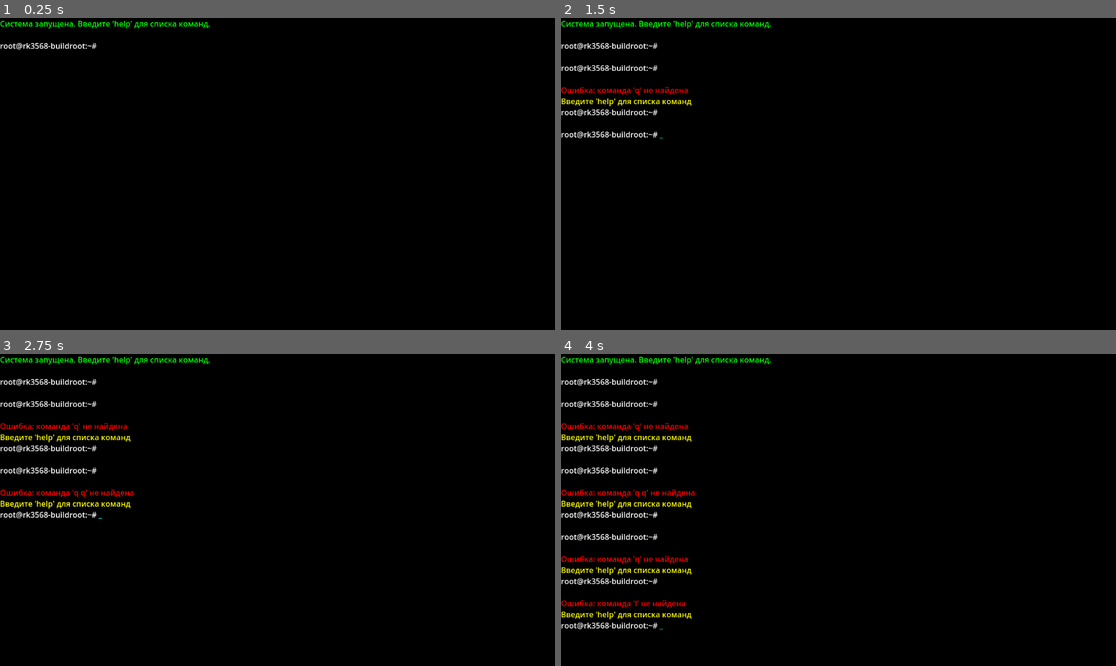
Above: before the commit, frames 1-4 (two rows, left to right).
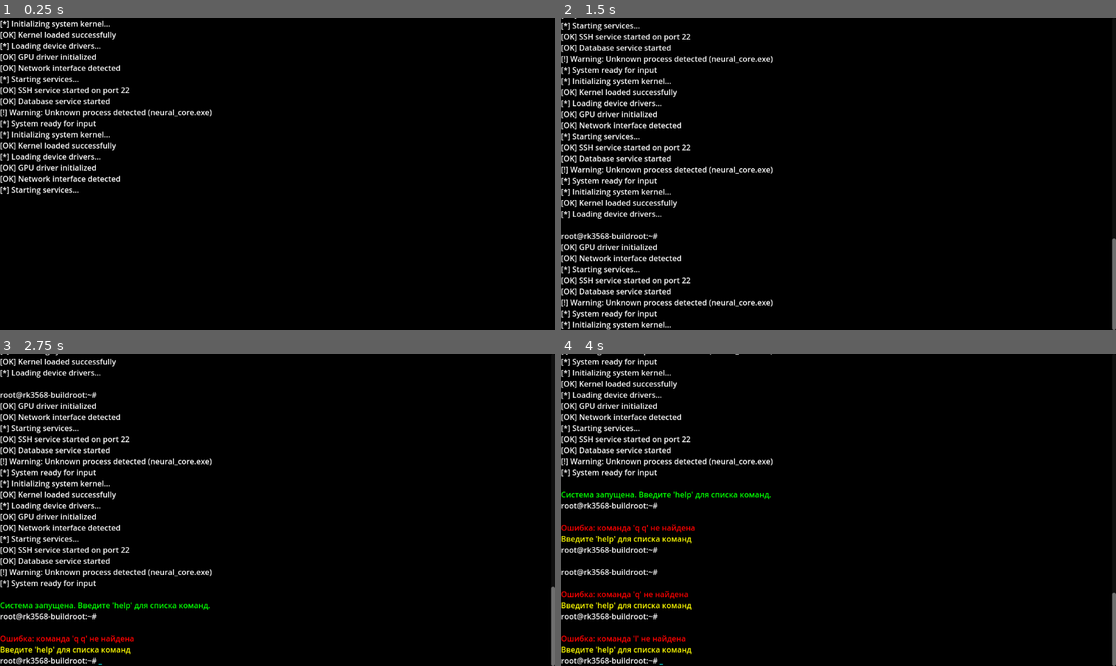
Above: after the commit, the same moments.

Repository: MrSurrf/Musor_game_first
Game: Godot game, scene res://Terminal_2.tscn
The game is run twice, just before and just after one commit, with the same random seed, the same clock (stepped at 60 frames per second) and the same inputs.
Inputs:
- Up to frame 1 (0.25 s): no input
- Up to frame 2 (1.5 s): tap Enter at 0.5, 0.8, 1.35 s; tap Q at 0.6 s
- Up to frame 3 (2.75 s): tap Q at 1.55, 2.1 s; tap Space at 2 s; tap Enter at 2.3 s
- Up to frame 4 (4 s): tap Enter at 2.85, 3.5, 3.8 s; tap Q at 3.05 s; tap L at 3.6 s

The runs differ from the first frame. In frame 1, 3.8% of the frame differs, in the area x 0-39%, y 0-57%; in frame 2, 7.4%; in frame 3, 7.6%; in frame 4, 8.3%, in the area x 0-100%, y 0-100%.

Commit message:
добавил всякого

Diff:
--- a/Terminal_2.tscn
+++ b/Terminal_2.tscn
@@ -11,6 +11,16 @@
 grow_horizontal = 2
 grow_vertical = 2
 script = ExtResource("1_fu1yf")
+
+[node name="CanvasLayer" type="CanvasLayer" parent="."]
+
+[node name="FlashOverlay" type="ColorRect" parent="CanvasLayer"]
+anchors_preset = 15
+anchor_right = 1.0
+anchor_bottom = 1.0
+grow_horizontal = 2
+grow_vertical = 2
+color = Color(1, 1, 1, 0)
 
 [node name="Background" type="ColorRect" parent="."]
 layout_mode = 1
--- /dev/null
+++ b/commands.gd
@@ -0,0 +1,149 @@
+# commands.gd
+extends Node
+
+class_name CommandHandler
+
+var commands_list = {
+	"mc": {
+		"description": "запускает Midnight Commander (меняет фон на синий)",
+		"callback": "cmd_mc"
+	},
+	"top": {
+		"description": "показывает системные процессы",
+		"callback": "cmd_top"
+	},
+	"ls": {
+		"description": "показывает список файлов",
+		"callback": "cmd_ls"
+	},
+	"help": {
+		"description": "показывает список доступных команд",
+		"callback": "cmd_help"
+	},
+	"clear": {
+		"description": "очищает терминал",
+		"callback": "cmd_clear"
+	},
+	"exit": {
+		"description": "выход из системы",
+		"callback": "cmd_exit"
+	},
+	"flash": {
+		"description": "резкая белая вспышка на весь экран",
+		"callback": "cmd_flash"
+	}
+}
+
+# Функции для каждой команды
+func cmd_mc(terminal):
+	terminal.change_background_color(Color(0.0, 0.2, 0.6))
+	terminal.append_terminal("[color=cyan]Midnight Commander активирован![/color]")
+	terminal.append_terminal("[color=cyan]╔════════════════════════════════════╗[/color]")
+	terminal.append_terminal("[color=cyan]║   Файловый менеджер активен       ║[/color]")
+	terminal.append_terminal("[color=cyan]╚════════════════════════════════════╝[/color]")
+	terminal.mc_mode = true
+
+var top_active = false
+
+func cmd_top(terminal):
+	# terminal.change_background_color(Color(0.0, 0.3, 0.0))
+	terminal.append_terminal("[color=lime]Список процессов (нажми Q для выхода):[/color]")
+	terminal.append_terminal("PID  USER    CPU%  MEM%  COMMAND")
+
+	top_active = true
+	var iteration = 0
+
+	while top_active and iteration < 30:
+		var cpu1 = randf_range(0.1, 5.0)
+		var mem1 = randf_range(0.3, 2.0)
+		var cpu2 = randf_range(10.0, 25.0)
+		var mem2 = randf_range(15.0, 30.0)
+		var cpu3 = randf_range(1.0, 5.0)
+		var mem3 = randf_range(5.0, 12.0)
+
+		# terminal.terminal.clear()
+		# terminal.terminal_text = ""  # Также очищаем буфер
+
+		terminal.append_terminal("1    root     %.1f   %.1f  /sbin/init" % [cpu1, mem1])
+		terminal.append_terminal("42   ai_core  %.1f   %.1f  neural_process" % [cpu2, mem2])
+		terminal.append_terminal("127  system   %.1f   %.1f  consciousness.exe" % [cpu3, mem3])
+		terminal.append_terminal("---")
+
+		iteration += 1
+		await terminal.get_tree().create_timer(0.5).timeout
+
+	terminal.append_terminal("[color=yellow]Выход из режима top[/color]")
+
+
+func cmd_ls(terminal):
+	terminal.append_terminal("[color=white]Содержимое директории:[/color]")
+	terminal.append_terminal("memories/    thoughts/    logs/")
+	terminal.append_terminal("config.sys   neural.dat   soul.bin")
+
+func cmd_help(terminal):
+	terminal.append_terminal("[color=yellow]Доступные команды:[/color]")
+	for cmd_name in commands_list.keys():
+		var description = commands_list[cmd_name]["description"]
+		terminal.append_terminal("  [color=cyan]" + cmd_name + "[/color] - " + description)
+
+func cmd_clear(terminal):
+	terminal.terminal_text = ""
+	terminal.terminal.clear()
+	terminal.change_background_color(Color(0.0, 0.0, 0.0))
+	terminal.current_command = ""
+	terminal.append_terminal(terminal.prompt)
+	terminal.update_terminal_display()
+
+func cmd_exit(terminal):
+	terminal.append_terminal("[color=red]Завершение работы...[/color]")
+	await terminal.get_tree().create_timer(1.0).timeout
+	terminal.get_tree().quit()
+func cmd_flash(terminal):
+	var flash = terminal.flash_overlay
+
+	# Получаем размер всего экрана монитора
+	var screen_rect = DisplayServer.screen_get_usable_rect()
+
+	# Устанавливаем позицию и размер flash_overlay на весь экран
+	flash.set_anchors_preset(Control.PRESET_FULL_RECT)
+
+
+	# Делаем вспышку видимой
+	flash.color = Color(1.0, 1.0, 1.0, 1.0)
+	# terminal.append_terminal("[color=black]⚡ FLASH BANG ⚡[/color]")
+	await terminal.get_tree().create_timer(0.3).timeout
+	# Убираем вспышку
+	flash.color = Color(1.0, 1.0, 1.0, 0.0)
+	await terminal.get_tree().create_timer(0.1).timeout
+
+	# Делаем вспышку видимой
+	flash.color = Color(1.0, 1.0, 1.0, 1.0)
+	await terminal.get_tree().create_timer(1).timeout
+	# Убираем вспышку
+	flash.color = Color(1.0, 1.0, 1.0, 0.0)
+	await terminal.get_tree().create_timer(0.1).timeout
+
+	# Делаем вспышку видимой
+	flash.color = Color(1.0, 1.0, 1.0, 1.0)
+	# terminal.append_terminal("[color=black]⚡ FLASH BANG ⚡[/color]")
+	await terminal.get_tree().create_timer(0.1).timeout
+	# Убираем вспышку
+	flash.color = Color(1.0, 1.0, 1.0, 0.0)
+
+
+func get_command_description(cmd_name: String) -> String:
+	if commands_list.has(cmd_name):
+		return commands_list[cmd_name]["description"]
+	return "Неизвестная команда"
+
+func execute_command(cmd_name: String, terminal) -> bool:
+	print("Ищем команду: ", cmd_name)
+	print("Доступные команды: ", commands_list.keys())
+	if commands_list.has(cmd_name):
+		var callback_name = commands_list[cmd_name]["callback"]
+		print("Callback: ", callback_name)
+		print("Есть ли метод? ", has_method(callback_name))
+		if has_method(callback_name):
+			call(callback_name, terminal)
+			return true
+	return false
--- a/control_2.gd
+++ b/control_2.gd
@@ -3,6 +3,11 @@
 @onready var terminal: RichTextLabel = $Terminal
 @onready var background: ColorRect = $Background
 @onready var error_sound: AudioStreamPlayer = $ErrorSound
+
+@onready var flash_overlay = $CanvasLayer/FlashOverlay
+
+
+var command_handler = CommandHandler.new()
 
 
 # Цвета для разных состояний
@@ -25,7 +30,8 @@
 	"ls": "показывает список файлов",
 	"help": "показывает список доступных команд",
 	"clear": "очищает терминал",
-	"exit": "выход из системы"
+	"exit": "выход из системы",
+	"glitch": "error"
 }
 
 
@@ -38,16 +44,41 @@
 	terminal.scroll_following = true
 	terminal.custom_minimum_size = Vector2(800, 600)
 
+	await load_startup_logs()
+
 	# Выводим приветствие
-	append_terminal("[color=green]Система запущена. Введите 'help' для списка команд.[/color]")
-	append_terminal("")
-	append_terminal(prompt)
+	# append_terminal("[color=green]Система запущена. Введите 'help' для списка команд.[/color]")
+	# append_terminal("")
+	# append_terminal(prompt)
+
 
 	# Устанавливаем фокус на сцену
 	grab_focus()
 
+func load_startup_logs():
+	var file = FileAccess.open("res://assets/logs.txt", FileAccess.READ)
+	if file == null:
+		append_terminal("[color=red]ничего нет..........[/color]")
+		return
+	while not file.eof_reached():
+		var line = file.get_line()
+		if line != "":
+			append_terminal(line)
+			await get_tree().create_timer(0.01).timeout
+
+	append_terminal("")
+	append_terminal("[color=green]Система запущена. Введите 'help' для списка команд.[/color]")
+	append_terminal(prompt)
+	update_terminal_display()
+
+
 func _unhandled_input(event: InputEvent):
 	if event is InputEventKey and event.pressed:
+
+		# Если активен top режим и нажата Q - выходим
+		if command_handler.top_active and event.keycode == KEY_Q:
+			command_handler.top_active = false
+			get_viewport().set_input_as_handled()
 
 		# Проверяем комбинацию Ctrl+L
 		if event.ctrl_pressed and event.keycode == KEY_L:
@@ -97,6 +128,23 @@
 					update_terminal_display()
 					get_viewport().set_input_as_handled()
 
+func process_command(command: String):
+	var words = command.split(" ", false)
+	if words.size() == 0:
+		return
+
+	var main_command = words[0]
+
+	# Используем command_handler для выполнения команды
+	if command_handler.execute_command(main_command, self):
+		# Команда выполнена успешно
+		pass
+	else:
+		# Неизвестная команда - эффект ошибки
+		append_terminal("[color=red]Ошибка: команда '" + command + "' не найдена[/color]")
+		append_terminal("[color=yellow]Введите 'help' для списка команд[/color]")
+		play_error_feedback()
+
 func update_terminal_display():
 	# Обновляем дисплей с текущей командой и курсором
 	terminal.clear()
@@ -143,58 +191,11 @@
 	current_command = ""
 	update_terminal_display()
 
-func process_command(command: String):
-	var words = command.split(" ", false)
-	if words.size() == 0:
-		return
-
-	var main_command = words[0]
-
-	match main_command:
-		"mc":
-			change_background_color(color_blue)
-			mc_mode = true
-			append_terminal("[color=cyan]Midnight Commander активирован![/color]")
-			append_terminal("[color=cyan]╔════════════════════════════════════╗[/color]")
-			append_terminal("[color=cyan]║   Файловый менеджер активен       ║[/color]")
-			append_terminal("[color=cyan]╚════════════════════════════════════╝[/color]")
-
-		"top":
-			change_background_color(color_green)
-			append_terminal("[color=lime]Список процессов:[/color]")
-			append_terminal("PID  USER    CPU%  MEM%  COMMAND")
-			append_terminal("1    root     0.1   0.5  /sbin/init")
-			append_terminal("42   ai_core  15.3  23.1  neural_process")
-			append_terminal("127  system   2.1   8.4   consciousness.exe")
-
-		"ls":
-			append_terminal("[color=white]Содержимое директории:[/color]")
-			append_terminal("memories/    thoughts/    logs/")
-			append_terminal("config.sys   neural.dat   soul.bin")
-
-		"help":
-			append_terminal("[color=yellow]Доступные команды:[/color]")
-			for cmd in commands.keys():
-				append_terminal("  [color=cyan]" + cmd + "[/color] - " + commands[cmd])
-
-		"clear":
-			terminal_text = ""
-			terminal.clear()
-			change_background_color(color_black)
-			current_command = ""
-			append_terminal(prompt)
-			update_terminal_display()
-
-		"exit":
-			append_terminal("[color=red]Завершение работы...[/color]")
-			await get_tree().create_timer(1.0).timeout
-			get_tree().quit()
-
-		_:
-			# Неизвестная команда - эффект ошибки
-			append_terminal("[color=red]Ошибка: команда '" + command + "' не найдена[/color]")
-			append_terminal("[color=yellow]Введите 'help' для списка команд[/color]")
-			play_error_feedback()
+	# _:
+	# 	# Неизвестная команда - эффект ошибки
+	# 	append_terminal("[color=red]Ошибка: команда '" + command + "' не найдена[/color]")
+	# 	append_terminal("[color=yellow]Введите 'help' для списка команд[/color]")
+	# 	play_error_feedback()
 
 func play_error_feedback():
 	# Запускаем звук ошибки
Not shown, added: assets/logs.txt
Not shown, added: commands.gd.uid
